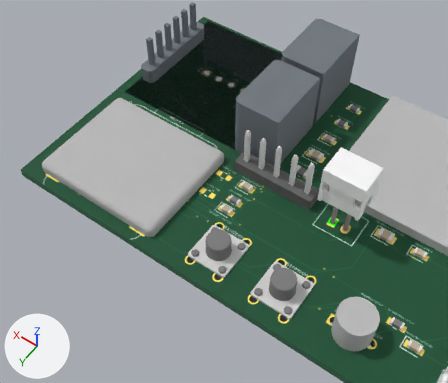
What one commit did to the glTF model board.glb.
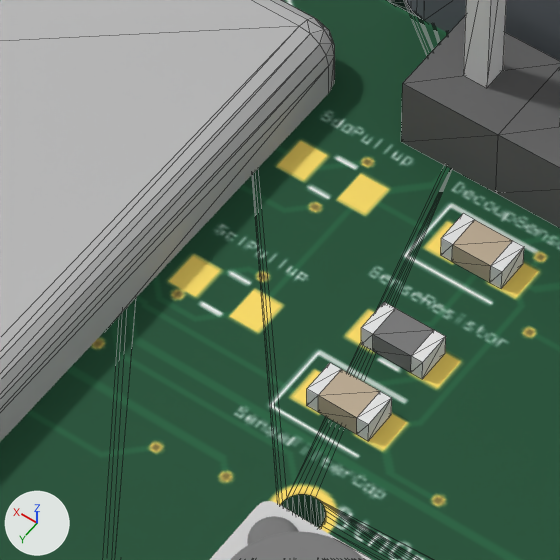
There are two pictures of each version: one from a 50 mm lens placed at (-23.6, 53.0, 70.8), pointed at (8.5, 8.1, 0.2), one close up on the part from 39% to 58% of the width and 39% to 61% of the height. Every picture has the same lights, and +X, +Y and +Z are marked at lower left. The last two pictures show the newer version. The close-ups show mesh edges as thin lines.

The first close-up shows 'Box0', 'BtnOpen', 'DecoupSensor', 'MotorDriver', 'SenseFilterCap', 'SenseResistor', 'SensorHeader', 'XIAO'.
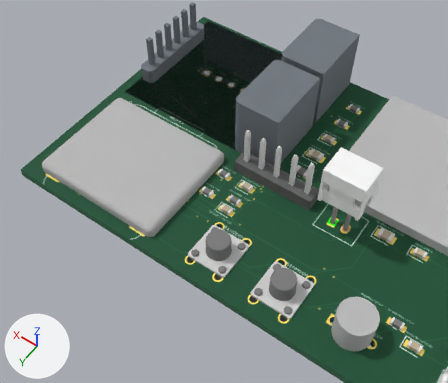
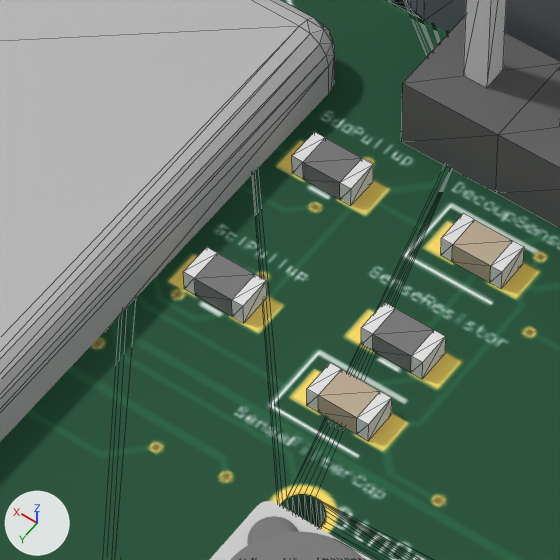
Patch to the scene script:
```diff
--- a/board.glb.py
+++ b/board.glb.py
@@ ob_sclpullup @@
+ob_sclpullup = bpy.data.objects.new('SclPullup', me_redresistor)
+ob_sclpullup.location = (10.0, 10.0, 0.7)
@@ ob_sdapullup @@
+ob_sdapullup = bpy.data.objects.new('SdaPullup', me_redresistor)
+ob_sdapullup.location = (10.0, 6.0, 0.7)
```

What differs and where, as boxes [x1, y1, x2, y2] in the close-ups (560 x 560 px):
'SclPullup', added
    after: [183, 247, 267, 323]
'SdaPullup', added
    after: [292, 132, 373, 206]
